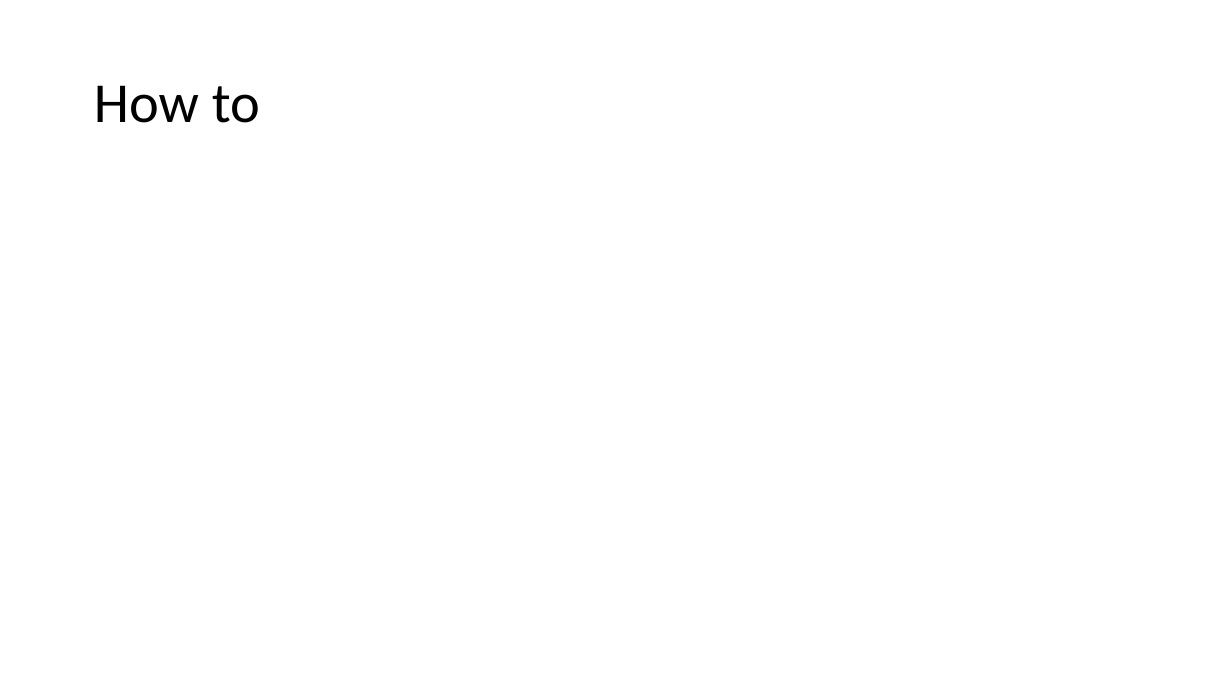
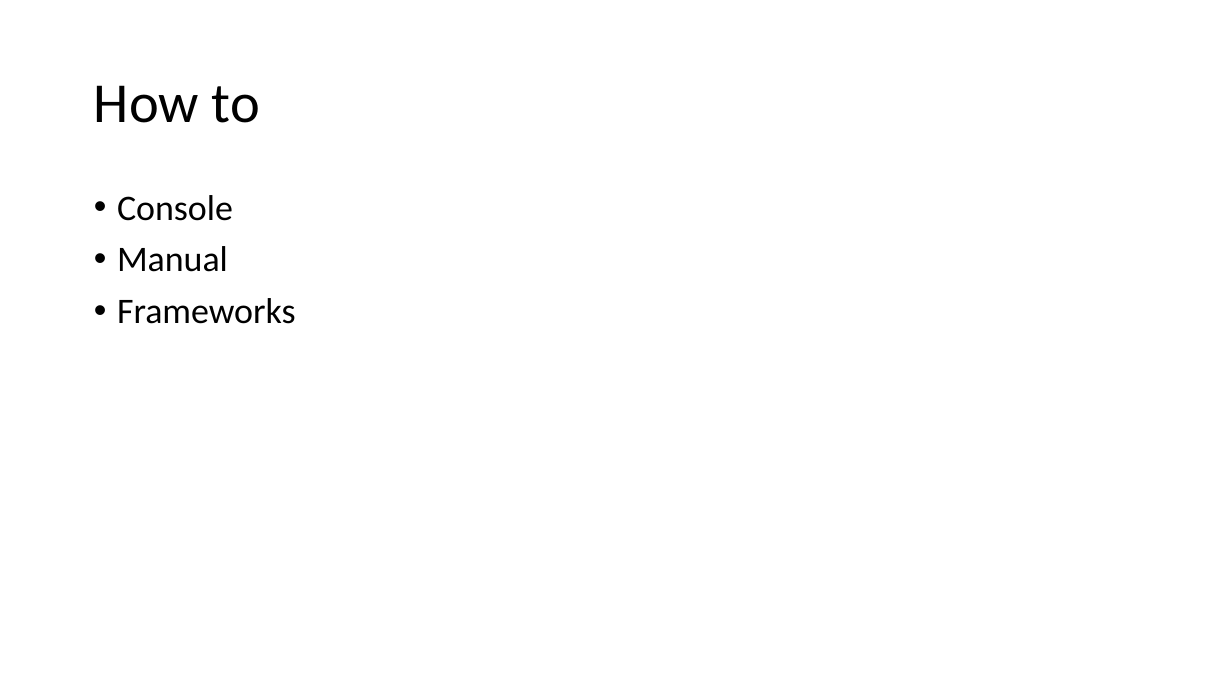
Before and after one commit to adrianpomilio/going-serverless, a slide deck: slide 13 of going-serverless-2017.pptx. Drawn at 1232x693 pixels with LibreOffice and Linux fonts; fonts in the diff are those of the drawing. Boxes give left, top, right and bottom in pixels: in the first picture for what was removed or moved away, otherwise in the second. Text is boxed around its words. In the diff, an @@ line names an element or a change of style, - is before the commit and + after.

```diff
--- a/going-serverless-2017.pptx
+++ b/going-serverless-2017.pptx
@@ text added at (117,195,296,324), 28 pt, text #000000 @@
+• Console
+• Manual
+• Frameworks
```
Also in this commit, not shown: 4 slides added.
